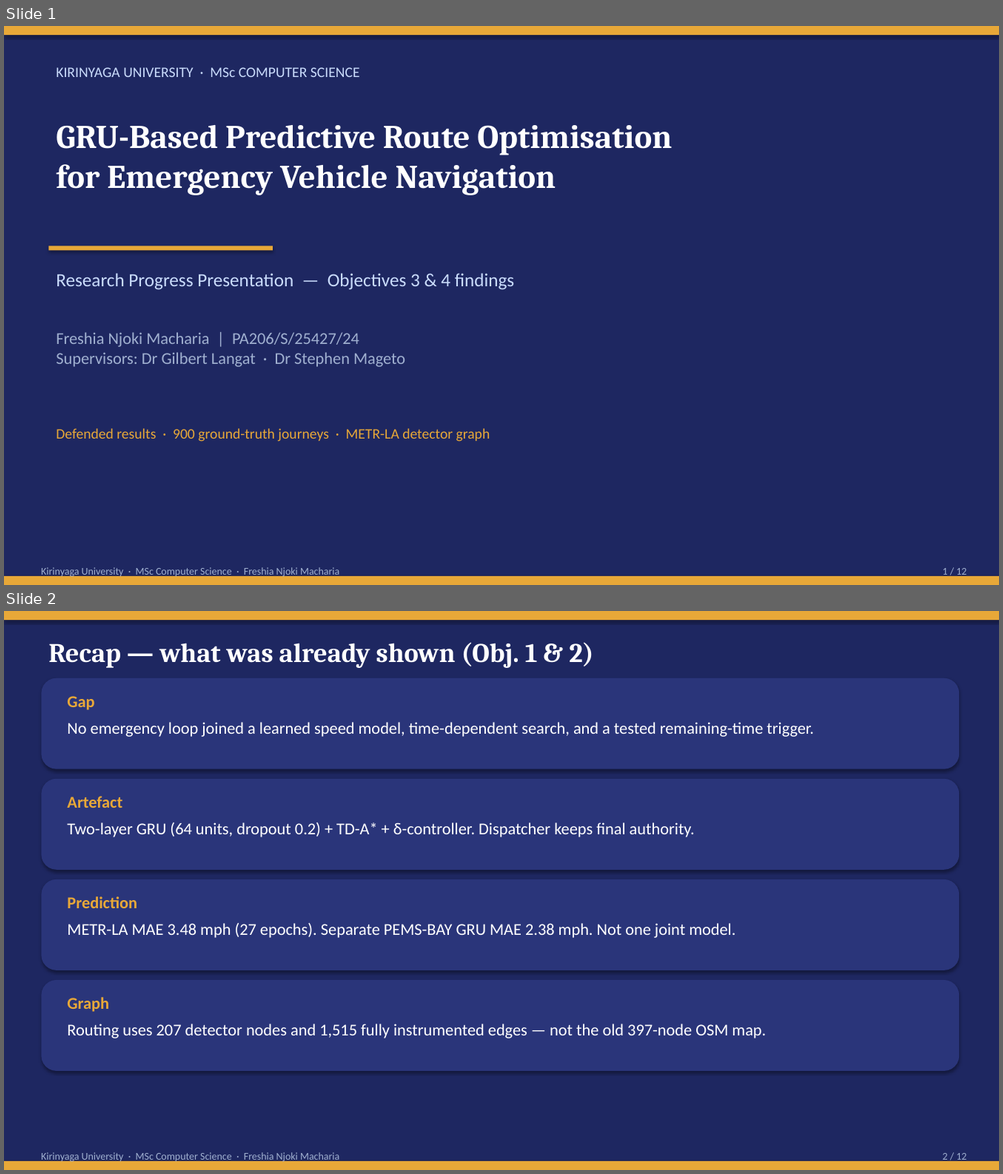
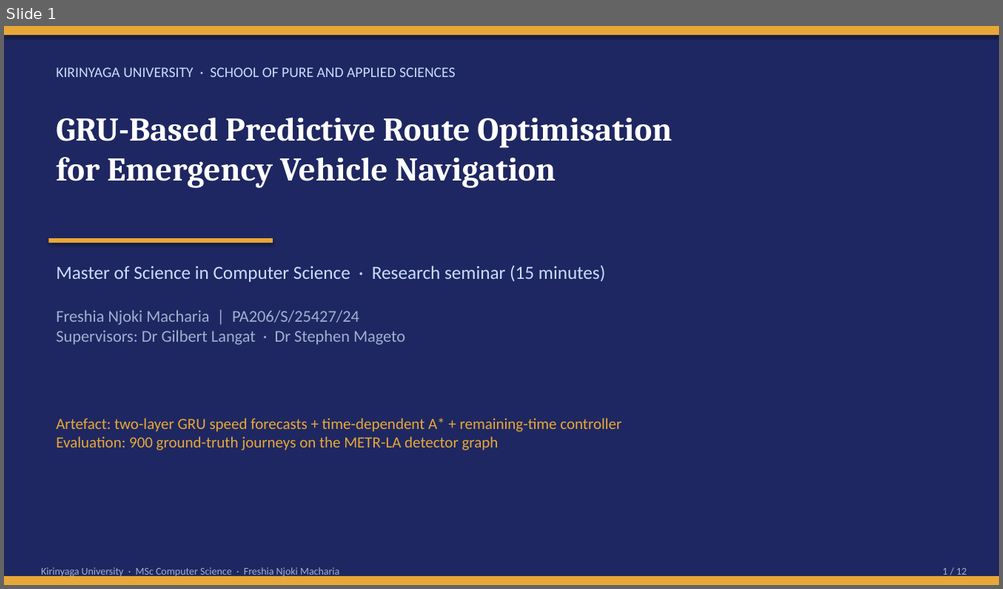
Before and after one commit to Freshia-Njoki/Emergency_Routing, a slide deck: docs/Freshia_Njoki_Obj34_Findings_Presentation.pptx. Shown one above the other, each under a label of ours: slides 1 and 2 before the commit, slide 1 after it. The pictures are 1003x1174 and 1003x589 pixels, drawn with LibreOffice and Linux fonts; fonts in the diff are those of the drawing. Boxes give left, top, right and bottom in pixels: in the first picture for what was removed or moved away, otherwise in the second. Text is boxed around its words. In the diff, an @@ line names an element or a change of style, - is before the commit and + after.

```diff
--- a/docs/Freshia_Njoki_Obj34_Findings_Presentation.pptx
+++ b/docs/Freshia_Njoki_Obj34_Findings_Presentation.pptx
@@ slide 2 removed at (x1=4, y1=611, x2=999, y2=1170), background #1E2761 @@
@@ rectangle removed at (x1=4, y1=611, x2=999, y2=620) @@
@@ text removed at (x1=48, y1=642, x2=593, y2=668) @@
-Recap — what was already shown (Obj. 1 & 2)
@@ rounded rectangle removed at (x1=41, y1=678, x2=959, y2=769) @@
@@ text removed at (x1=67, y1=696, x2=94, y2=710) @@
-Gap
@@ text removed at (x1=67, y1=722, x2=814, y2=737) @@
-No emergency loop joined a learned speed model, time-dependent search, and a tested remaining-time trigger.
@@ rounded rectangle removed at (x1=41, y1=779, x2=959, y2=870) @@
@@ text removed at (x1=67, y1=796, x2=122, y2=808) @@
-Artefact
@@ text removed at (x1=67, y1=823, x2=694, y2=837) @@
-Two-layer GRU (64 units, dropout 0.2) + TD-A* + δ-controller. Dispatcher keeps final authority.
@@ rounded rectangle removed at (x1=41, y1=880, x2=959, y2=971) @@
@@ text removed at (x1=67, y1=897, x2=137, y2=908) @@
-Prediction
@@ text removed at (x1=67, y1=923, x2=735, y2=938) @@
-METR-LA MAE 3.48 mph (27 epochs). Separate PEMS-BAY GRU MAE 2.38 mph. Not one joint model.
@@ rounded rectangle removed at (x1=41, y1=980, x2=959, y2=1071) @@
@@ text removed at (x1=67, y1=997, x2=109, y2=1012) @@
-Graph
@@ text removed at (x1=67, y1=1024, x2=765, y2=1039) @@
-Routing uses 207 detector nodes and 1,515 fully instrumented edges — not the old 397-node OSM map.
@@ rectangle removed at (x1=4, y1=1162, x2=999, y2=1170) @@
@@ text removed at (x1=41, y1=1153, x2=339, y2=1163) @@
-Kirinyaga University · MSc Computer Science · Freshia Njoki Macharia
@@ text removed at (x1=942, y1=1153, x2=966, y2=1163) @@
-2 / 12
@@ slide 1 changed as well @@
@@ text at (x1=56, y1=67, x2=455, y2=77): text changed @@
-KIRINYAGA UNIVERSITY · MSc COMPUTER SCIENCE
+KIRINYAGA UNIVERSITY · SCHOOL OF PURE AND APPLIED SCIENCES
@@ text "GRU-Based Predictive Route Optimisation for ..." moved from (x1=56, y1=125, x2=671, y2=195) to (x1=56, y1=118, x2=671, y2=188) @@
@@ rectangle moved from (x1=48, y1=246, x2=273, y2=250) to (x1=48, y1=238, x2=273, y2=243) @@
@@ text at (x1=56, y1=266, x2=605, y2=282): text changed @@
-Research Progress Presentation — Objectives 3 & 4 findings
+Master of Science in Computer Science · Research seminar (15 minutes)
@@ text "Freshia Njoki Macharia | PA206/S/25427/24 ..." moved from (x1=56, y1=332, x2=405, y2=367) to (x1=56, y1=310, x2=405, y2=345) @@
@@ text at (x1=56, y1=418, x2=621, y2=451): text changed; size 14 to 15 pt @@
-Defended results · 900 ground-truth journeys · METR-LA detector graph
+Artefact: two-layer GRU speed forecasts + time-dependent A* + remaining-time controller
+Evaluation: 900 ground-truth journeys on the METR-LA detector graph
```
Also in this commit, not shown: 6 other slides changed, 5 slides added, 4 other slides removed, 12 other files.
